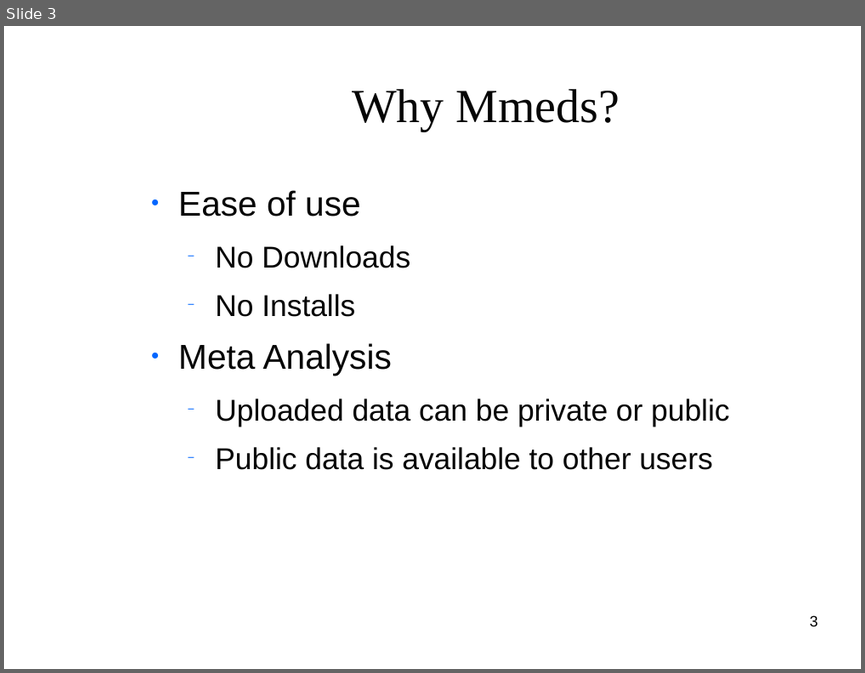
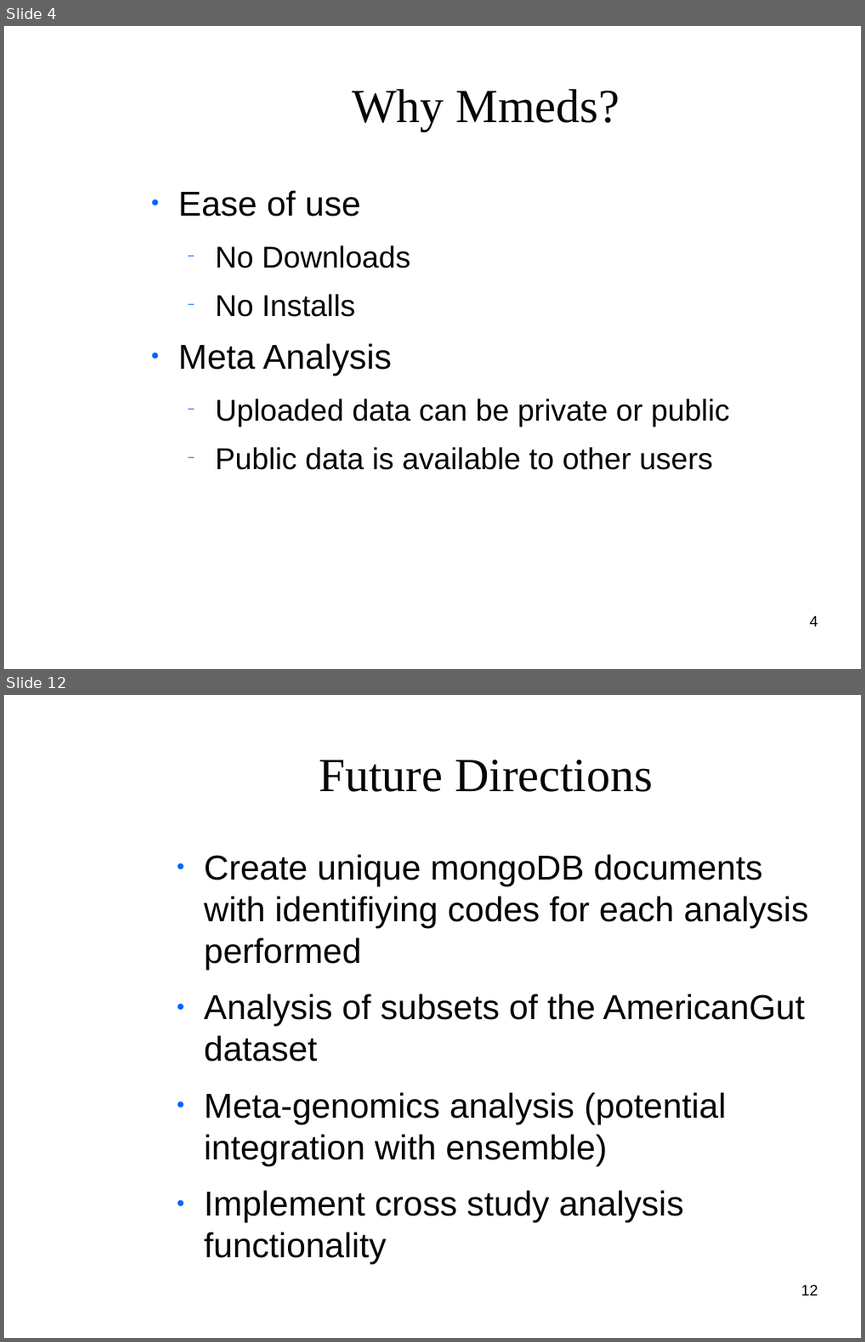
Before and after one commit to clemente-lab/mmeds-meta, a slide deck: sql/mmeds.odp. Shown one above the other, each under a label of ours: slide 3 before the commit, slides 4 and 12 after it; the slides between them are not shown. The pictures are 865x673 and 865x1342 pixels, drawn with LibreOffice and Linux fonts; fonts in the diff are those of the drawing; background and template pictures are left out. Boxes give left, top, right and bottom in pixels: in the first picture for what was removed or moved away, otherwise in the second. Text is boxed around its words. In the diff, an @@ line names an element or a change of style, - is before the commit and + after.

Commit message:
Enhancement additional analysis (#129)
* Added group composition to qiime2 analysis

* Added taxa level analysis

* Setup creationg of child tool

* initial test of sub-analysis working

* initial test of sub-analysis working

* Something weird with qiime2

* Got child analysis spawning to work

* Old tests passing

* Working on automatic child spawning during analysis

* Issue testing multiple child analyses

* Updated test_analysis

* Updates to tool.py

* update for minerva

* cannot start processes

* Qiime1 sub analysis working

* see if it will pass on travis

* longer wait time

* Updated analysis to take less time

* Adding script for importing dataset

* first draft of script

* Some updates

* BufGix in util

* Test travis how long will it take

* UPdate datadir names

* Removed sub analysis from tests

* UPdate selection of sub analysis

* Working on improving analysis

* Updates for minerva job submission

* Tests should finally be passing

* Updated summary to load modules from mmeds_dir

* updaate queue

* Fixed issue with test_analysis.py

* Adding back coveragerc

```diff
--- a/sql/mmeds.odp
+++ b/sql/mmeds.odp
@@ slide 12 added at (x1=4, y1=695, x2=861, y2=1338), background picture (left out) @@
@@ title added at (x1=318, y1=760, x2=653, y2=792), 44 pt, text #050505 @@
+Future Directions
@@ text added at (x1=204, y1=854, x2=809, y2=1222), 32 pt, text #050505 @@
+● Create unique mongoDB documents with identifiying codes for each analysis performed
+● Analysis of subsets of the AmericanGut dataset
+● Meta-genomics analysis (potential integration with ensemble)
+● Implement cross study analysis functionality
@@ page number added at (x1=801, y1=1284, x2=818, y2=1295), 14 pt, text #000000 @@
+12
@@ what was slide 3 is now slide 4 @@
@@ page number at (x1=810, y1=615, x2=818, y2=626): text changed @@
-3
+4
```
Also in this commit, not shown: 7 slides changed, 3 other slides added, 3 slides removed, 25 other files.
